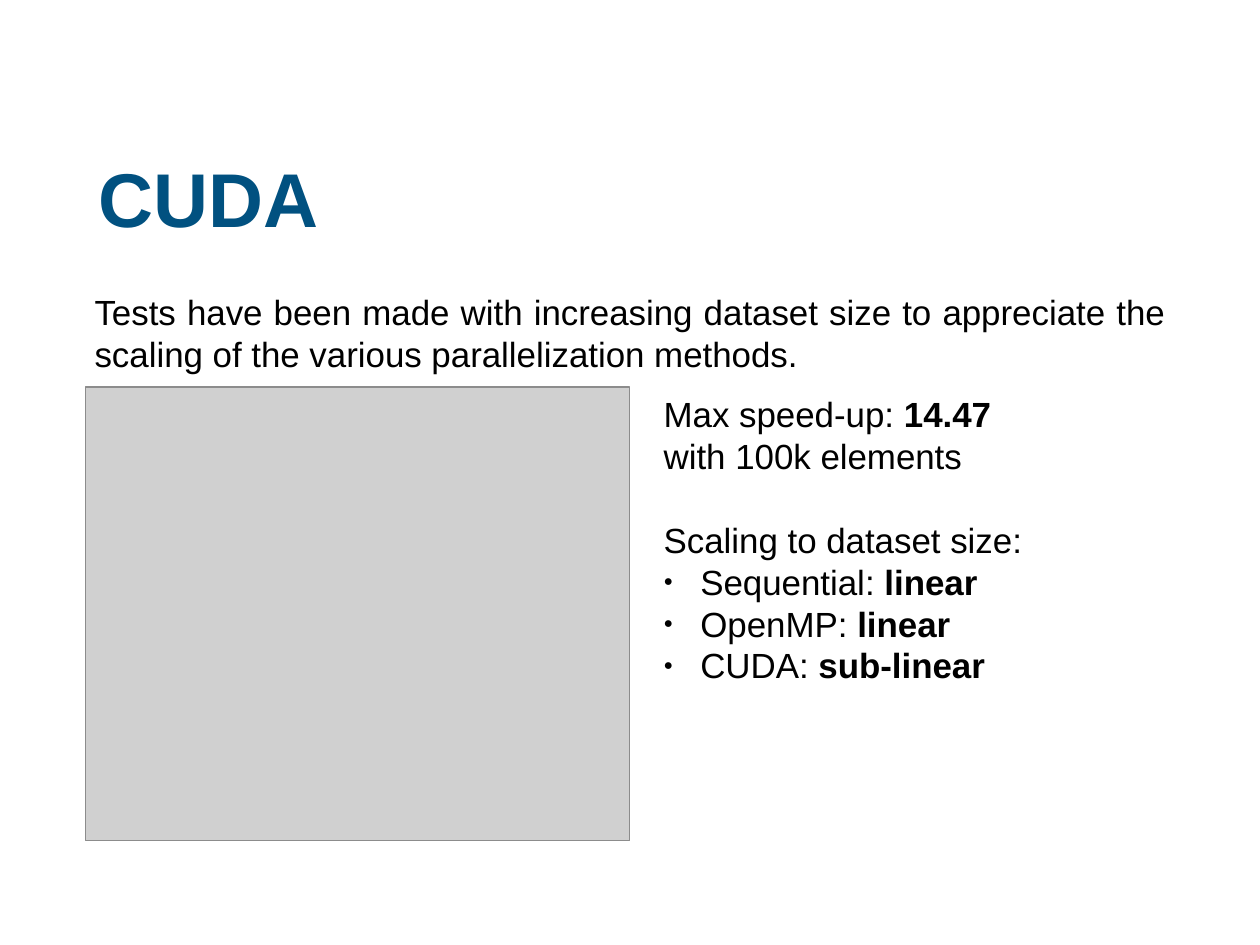
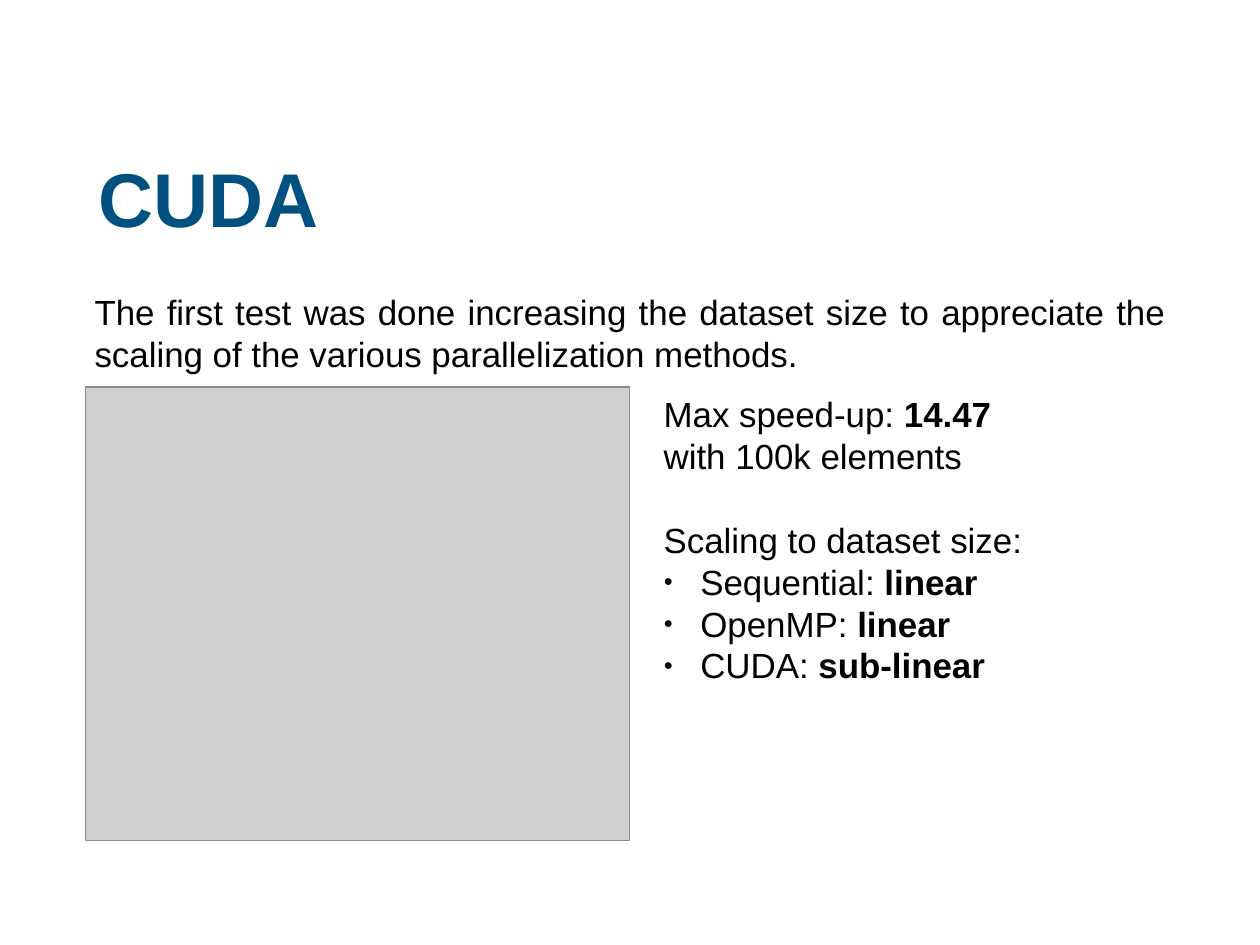
Before and after one commit to marcodiri/PC_cpp-k-means-clustering, a slide deck: slide 15 of report/presentation.odp. Drawn at 1260x945 pixels with LibreOffice and Linux fonts; fonts in the diff are those of the drawing; grey boxes stand for pictures; background and template pictures are left out. Boxes give left, top, right and bottom in pixels: in the first picture for what was removed or moved away, otherwise in the second. Text is boxed around its words. In the diff, an @@ line names an element or a change of style, - is before the commit and + after.

Commit message:
updated presentation with varying centroids test

```diff
--- a/report/presentation.odp
+++ b/report/presentation.odp
@@ text at bbox=[95, 299, 1164, 374]: text changed @@
-Tests have been made with increasing dataset size to appreciate the scaling of the various parallelization methods.
+The first test was done increasing the dataset size to appreciate the scaling of the various parallelization methods.
```
Also in this commit, not shown: 1 other slide changed, 1 slide added, 1 other file.
